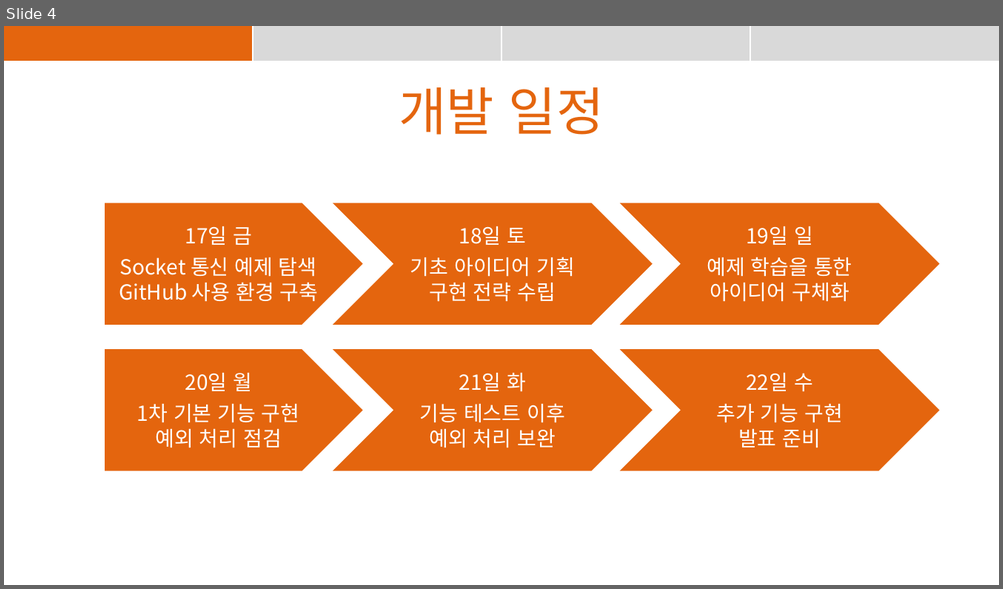
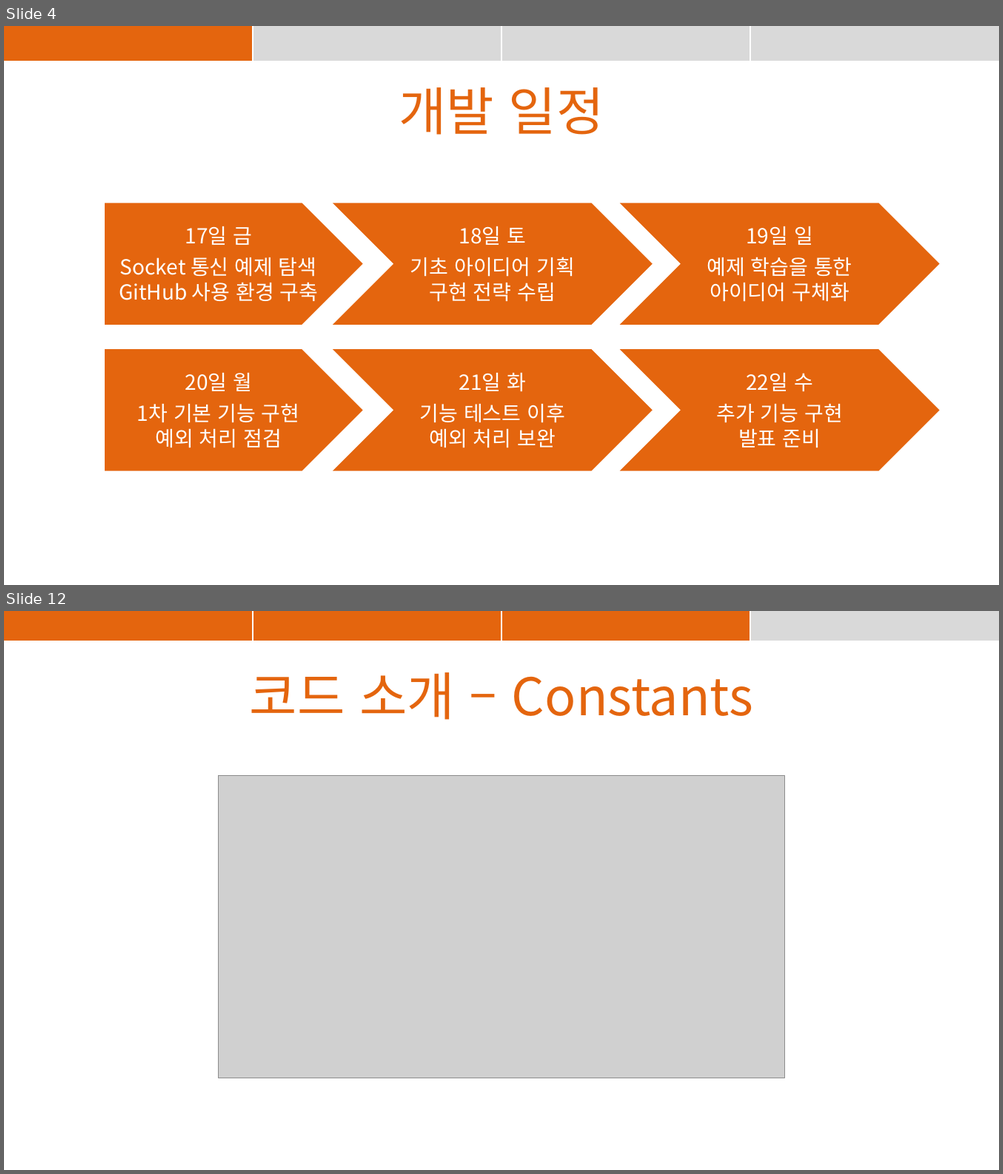
Before and after one commit to suyons/StrangeChat, a slide deck: StrangeChat_PPT.pptx. Shown one above the other, each under a label of ours: slide 4 before the commit, slides 4 and 12 after it; the slides between them are not shown. The pictures are 1003x589 and 1003x1174 pixels, drawn with LibreOffice and Linux fonts; fonts in the diff are those of the drawing; grey boxes stand for pictures. Boxes give left, top, right and bottom in pixels: in the first picture for what was removed or moved away, otherwise in the second. Text is boxed around its words. In the diff, an @@ line names an element or a change of style, - is before the commit and + after.

Commit message:
최종 코드에 주석 추가, 발표자료 준비

```diff
--- a/StrangeChat_PPT.pptx
+++ b/StrangeChat_PPT.pptx
@@ slide 12 added at (4,611,999,1170), background #FFFFFF @@
@@ table added at (4,611,998,641), 1 rows, 4 columns @@
+ |  |  | 
@@ text added at (250,672,753,720), 50 pt, text #E4650E @@
+코드 소개 – Constants
@@ picture added at (218,775,784,1078) @@
```
Also in this commit, not shown: 2 slides changed, 23 other slides added, 1 slide removed, 3 other files.
